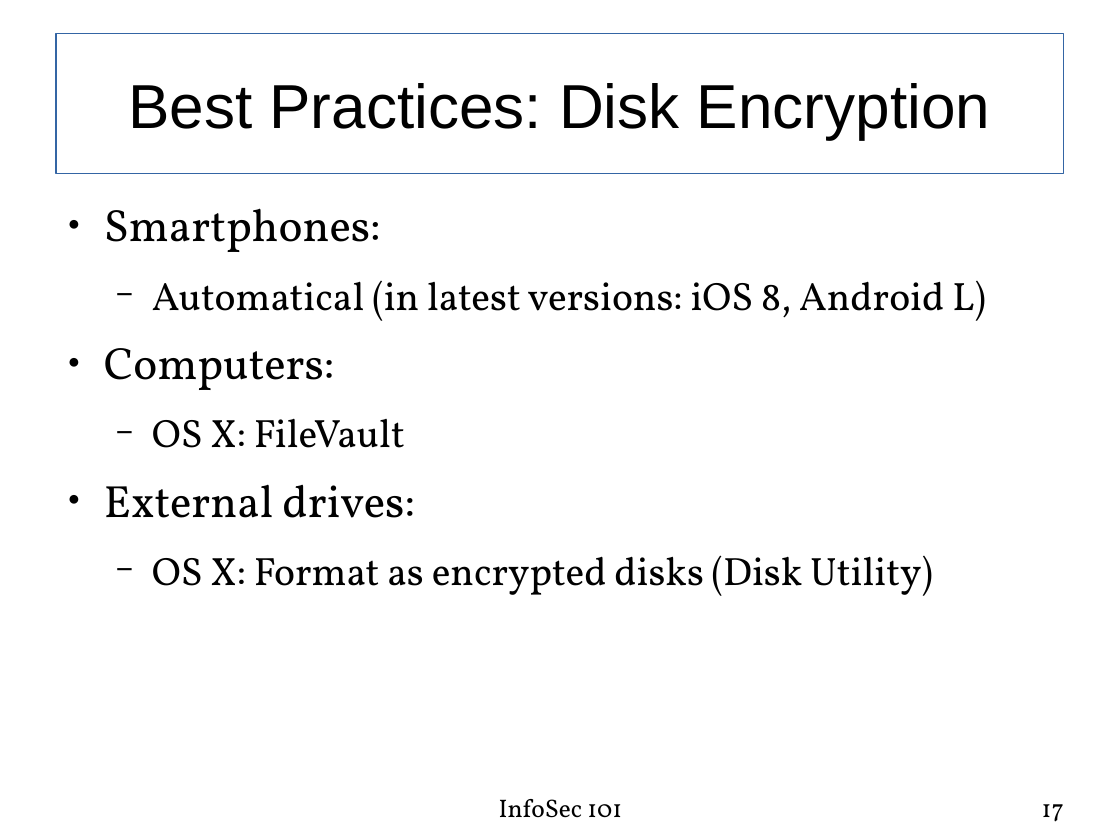
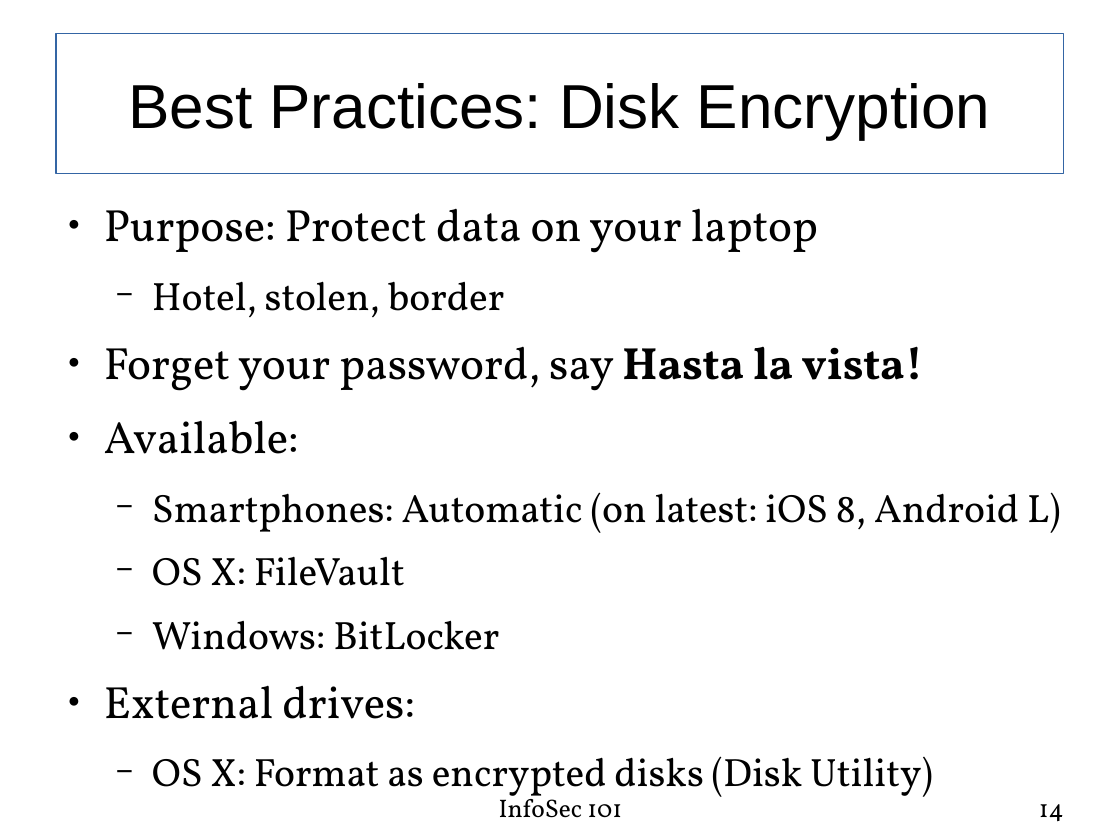
Before and after one commit to fabianlischka/InfoSec101, a slide deck: slide 14 of public/presentations/InfoSec101-Presentation-FCC-2015-02-26.odp (slide 17 before the commit). Drawn at 1120x840 pixels with LibreOffice and Linux fonts; fonts in the diff are those of the drawing. Boxes give left, top, right and bottom in pixels: in the first picture for what was removed or moved away, otherwise in the second. Text is boxed around its words. In the diff, an @@ line names an element or a change of style, - is before the commit and + after.

```diff
--- a/public/presentations/InfoSec101-Presentation-FCC-2015-02-26.odp
+++ b/public/presentations/InfoSec101-Presentation-FCC-2015-02-26.odp
@@ text at (104, 208, 1061, 533): text changed; size 28 to 32 pt @@
-● Smartphones:
-  − Automatical (in latest versions: iOS 8, Android L)
-● Computers:
+● Purpose: Protect data on your laptop
+  − Hotel, stolen, border
+● Forget your password, say Hasta la vista!
+● Available:
+  − Smartphones: Automatic (on latest: iOS 8, Android L)
@@ text at (152, 620, 499, 650): paragraph added @@
+  − Windows: BitLocker
@@ page number at (1039, 804, 1064, 822): text changed @@
-17
+14
```
Also in this commit, not shown: 22 other slides changed, 14 slides removed, 1 other file.
